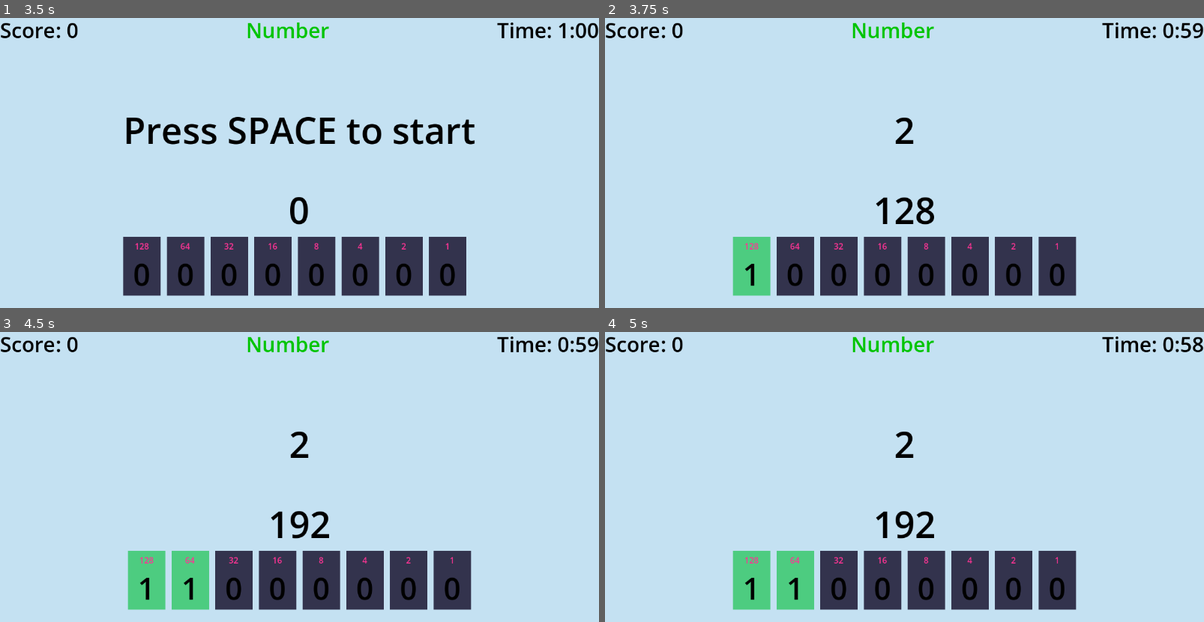
Above: before the commit, frames 1-4 (two rows, left to right).
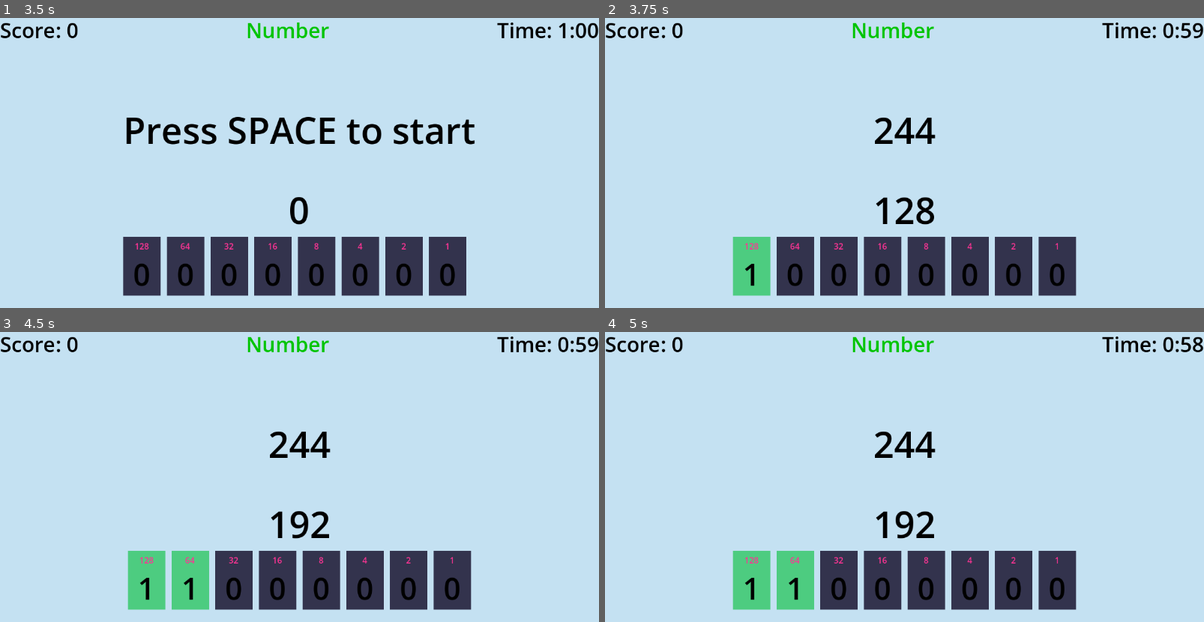
Above: after the commit, the same moments.

Repository: syddddddd/COMP4900_Project2
Game: Godot game, scene res://HomePage.tscn
Two runs of this game, one before a commit and one after it. Both use one fixed random seed, a clock stepped at 60 frames per second and the inputs below.
Inputs (mouse positions are in pixels of both pictures, inside the frame that each line leads up to):
- Up to frame 1 (3.5 s): click "Start" at 0.5 s; click (299, 183) at 1.27 s; type "12" at 1.35 s; tap Enter (ui_accept) at 2, 2.27 s; move the mouse to (431, 165) at 2.02 s; click (431, 165) at 2.17 s; click "Easy" at 2.75 s
- Up to frame 2 (3.75 s): tap Space at 3.5 s; move the mouse to (748, 267) at 3.52 s; click (748, 267) at 3.67 s
- Up to frame 3 (4.5 s): tap Enter (ui_accept) at 3.77, 4.25 s; move the mouse to (191, 581) at 4.27 s; click (191, 581) at 4.42 s
- Up to frame 4 (5 s): no input

Frame 1 is identical in both runs. In frame 2, 0.5% of the frame differs, in the area x 45-56%, y 34-44%; in frame 3, 0.5%; in frame 4, 0.5%.

Commit message:
fixed 0 num bug

Diff:
--- a/project-2-comp-49000/game.gd
+++ b/project-2-comp-49000/game.gd
@@ -99,8 +99,8 @@
 		generate_new_target()
 
 func generate_new_target():
-	# Generate a random number between 0-255 (for 8 bits)
-	target_number = randi() % 256
+	# Generate a random number between 1-255 (for 8 bits)
+	target_number = (randi() % 255) + 1
 	target_label.text = str(target_number)
 
 	print("New target: ", target_number)
